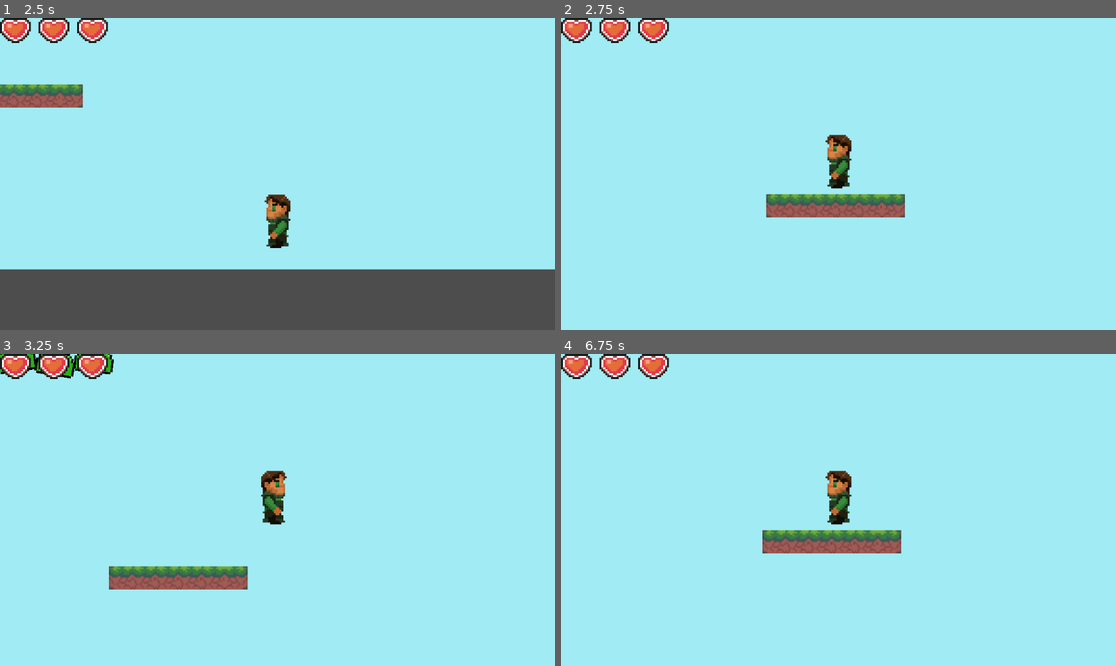
Above: before the commit, frames 1-4 (two rows, left to right).
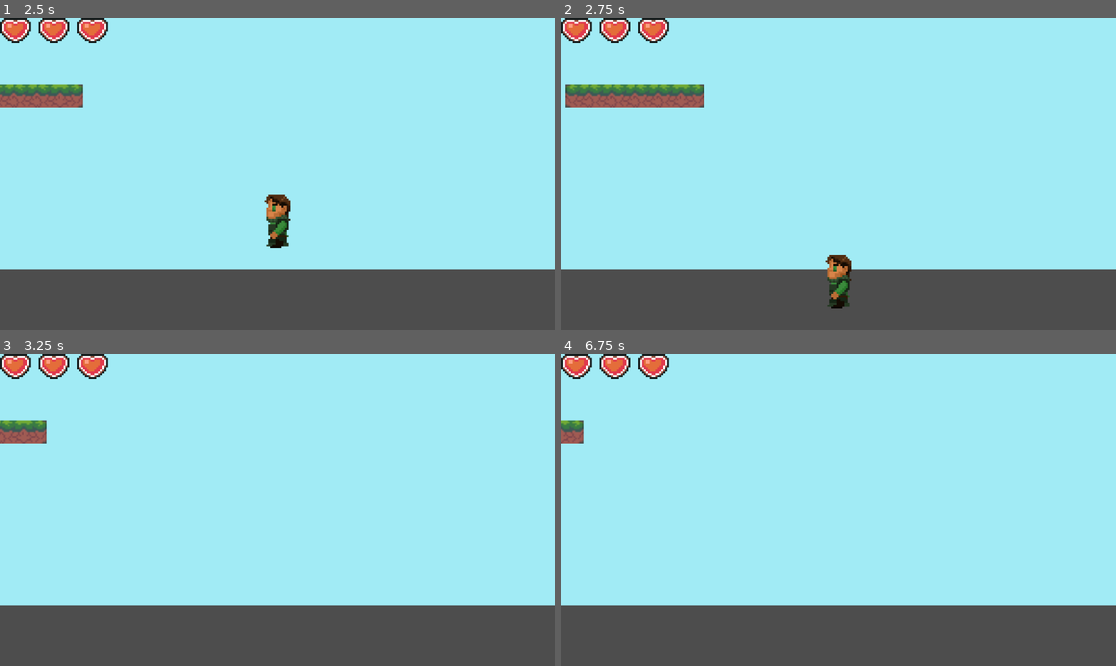
Above: after the commit, the same moments.

Repository: Vytisbrr/Shifted-by-Volt-games
Game: Godot game, scene res://Scenes/world.tscn
The game is run twice, just before and just after one commit, with the same random seed, the same clock (stepped at 60 frames per second) and the same inputs.
Inputs:
- Up to frame 1 (2.5 s): hold D (move right) 0.53-2.03 s; tap Space (jump) at 0.77, 1.52 s; hold A (move left) from 2.03 s (still down)
- Up to frame 2 (2.75 s): keep holding A (move left)
- Up to frame 3 (3.25 s): release A (move left) at 2.78 s; hold D (move right) from 2.78 s (still down); tap Space (jump) at 3.02 s
- Up to frame 4 (6.75 s): tap Space (jump) at 3.77, 4.52, 6.02 s; release D (move right) at 4.28 s; hold A (move left) 4.28-5.03 s; hold D (move right) 5.03-5.78 s; hold A (move left) from 5.78 s (still down)

Frame 1 is identical in both runs. In frame 2, 24% of the frame differs, in the area x 0-100%, y 21-100%; in frame 3, 23%; in frame 4, 22%.

Commit message:
nothing works

Diff:
--- a/Scenes/world.tscn
+++ b/Scenes/world.tscn
@@ -4,7 +4,7 @@
 [ext_resource type="PackedScene" uid="uid://dkrrpdydkuxny" path="res://Scenes/slime.tscn" id="4_bxsdk"]
 [ext_resource type="Texture2D" uid="uid://blw6acmo7vgbl" path="res://tilemap/DirtTilemap-Shifted.png" id="4_f1pqs"]
 [ext_resource type="PackedScene" uid="uid://th02mvw6u4ur" path="res://Scenes/Player.tscn" id="5_r1bfq"]
-[ext_resource type="PackedScene" uid="uid://cn7ws87fahmg2" path="res://killzone.tscn" id="5_sr1g5"]
+[ext_resource type="PackedScene" uid="uid://cn7ws87fahmg2" path="res://Scenes/killzone.tscn" id="5_sr1g5"]
 
 [sub_resource type="TileSetAtlasSource" id="TileSetAtlasSource_mafyp"]
 texture = ExtResource("3_pj56p")
@@ -37,6 +37,8 @@
 size = Vector2(576, 96)
 
 [sub_resource type="WorldBoundaryShape2D" id="WorldBoundaryShape2D_x7d44"]
+normal = Vector2(0.999629, -0.0272431)
+distance = -2058.34
 
 [node name="world" type="Node2D"]
 
@@ -85,5 +87,5 @@
 position = Vector2(-3611, 1186)
 
 [node name="CollisionShape2D" type="CollisionShape2D" parent="Killzone"]
-position = Vector2(2335.95, -415.628)
+position = Vector2(3265, -397)
 shape = SubResource("WorldBoundaryShape2D_x7d44")
--- a/Scripts/slime.gd
+++ b/Scripts/slime.gd
@@ -1,7 +1,7 @@
 extends CharacterBody2D
 
 @onready var ap =  $AnimationPlayer
-@onready var area = $Monsterhitbox
+@onready var area = $enemyarea
 
 func _physics_process(delta):
 	var slime = $Sprite2D
